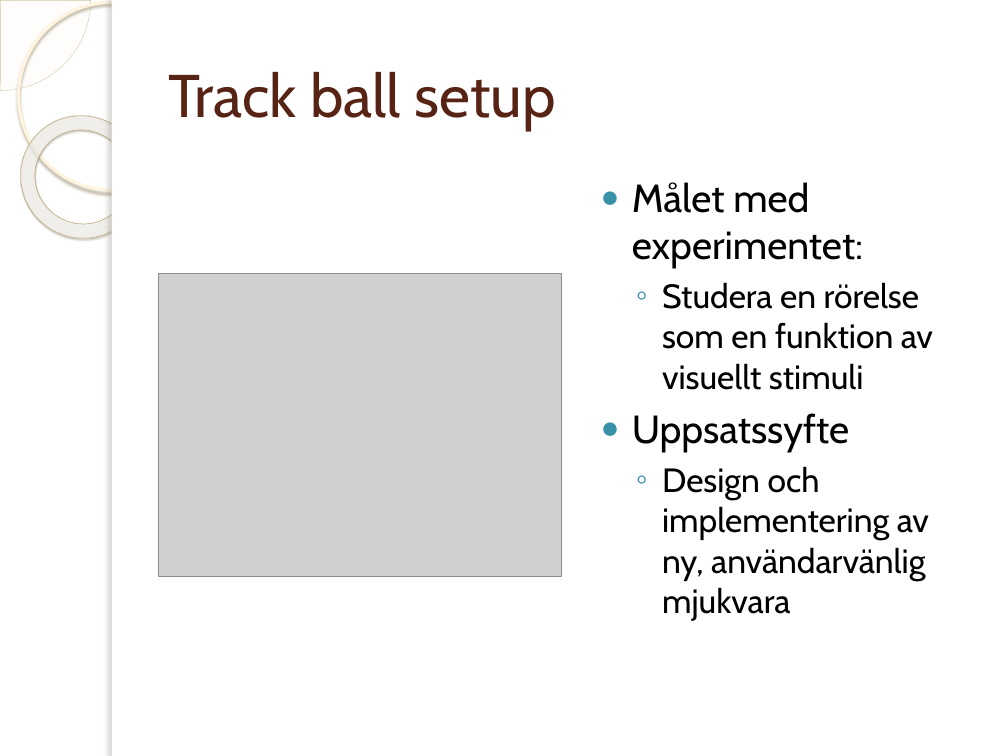
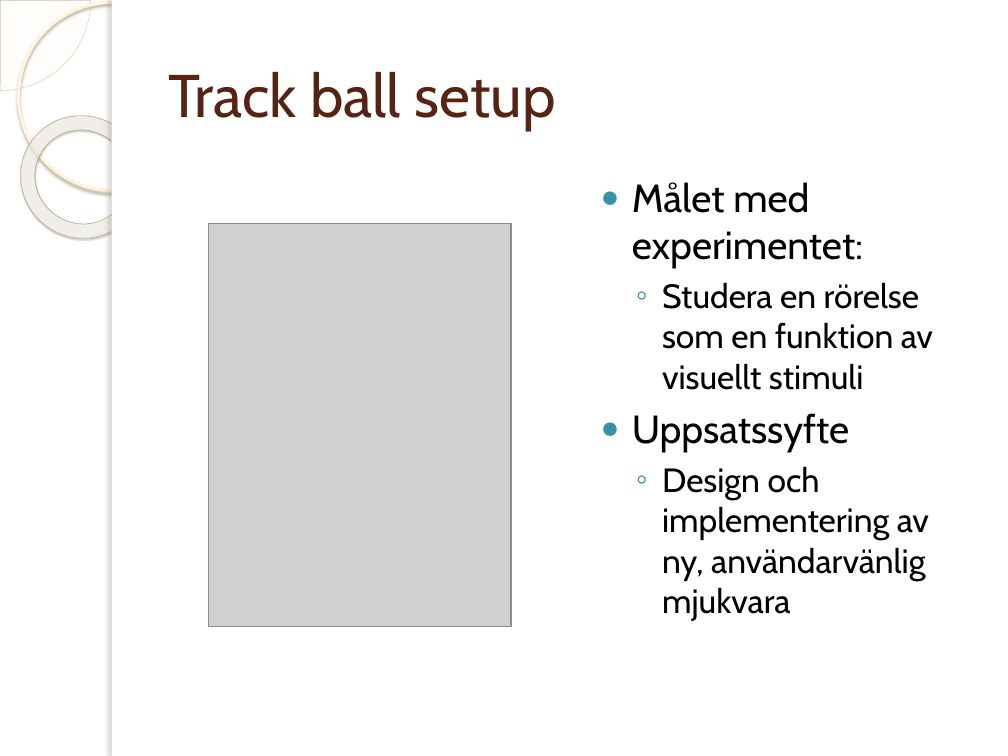
Before and after one commit to jakelamotta/master_thesis, a slide deck: slide 4 of presentations/presentation_swe.pptx. Drawn at 1008x756 pixels with LibreOffice and Linux fonts; fonts in the diff are those of the drawing; grey boxes stand for pictures; background and template pictures are left out. Boxes give left, top, right and bottom in pixels: in the first picture for what was removed or moved away, otherwise in the second. Text is boxed around its words. In the diff, an @@ line names an element or a change of style, - is before the commit and + after.

```diff
--- a/presentations/presentation_swe.pptx
+++ b/presentations/presentation_swe.pptx
@@ picture at [209, 224, 511, 627]: rotation 0 to 90 degrees @@
```
Also in this commit, not shown: 4 other slides changed, 2 other files.
